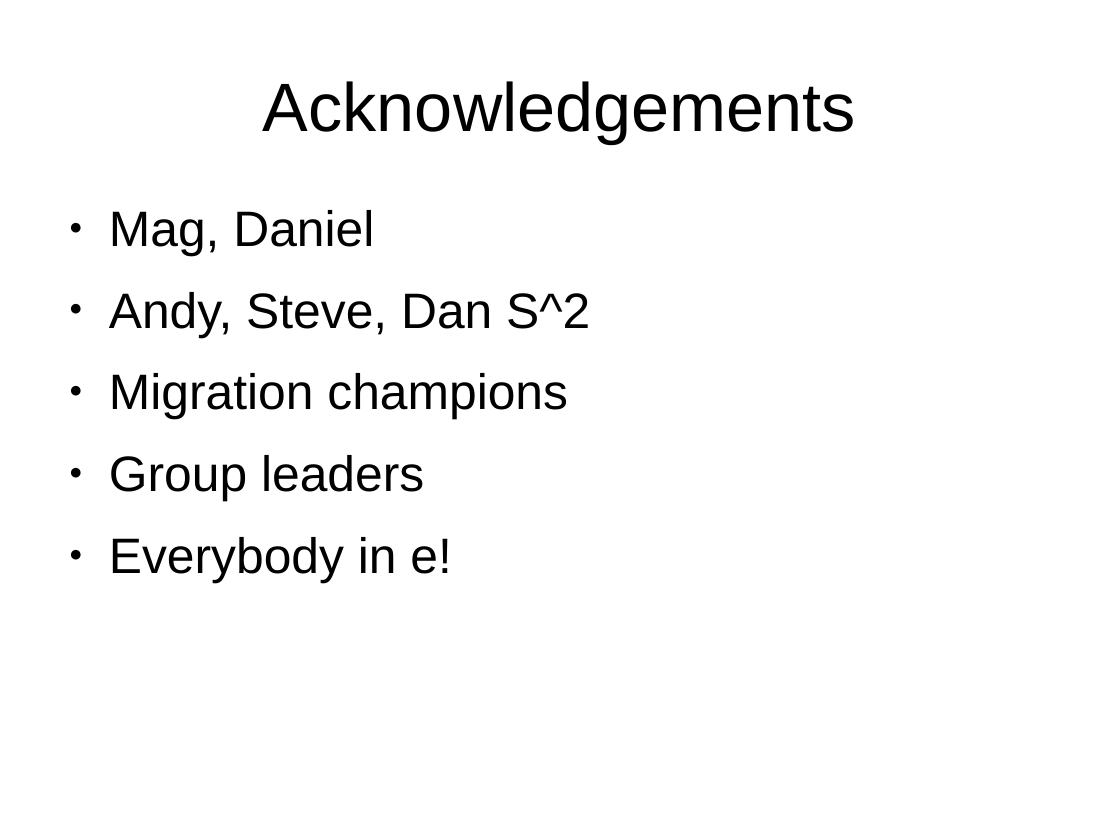
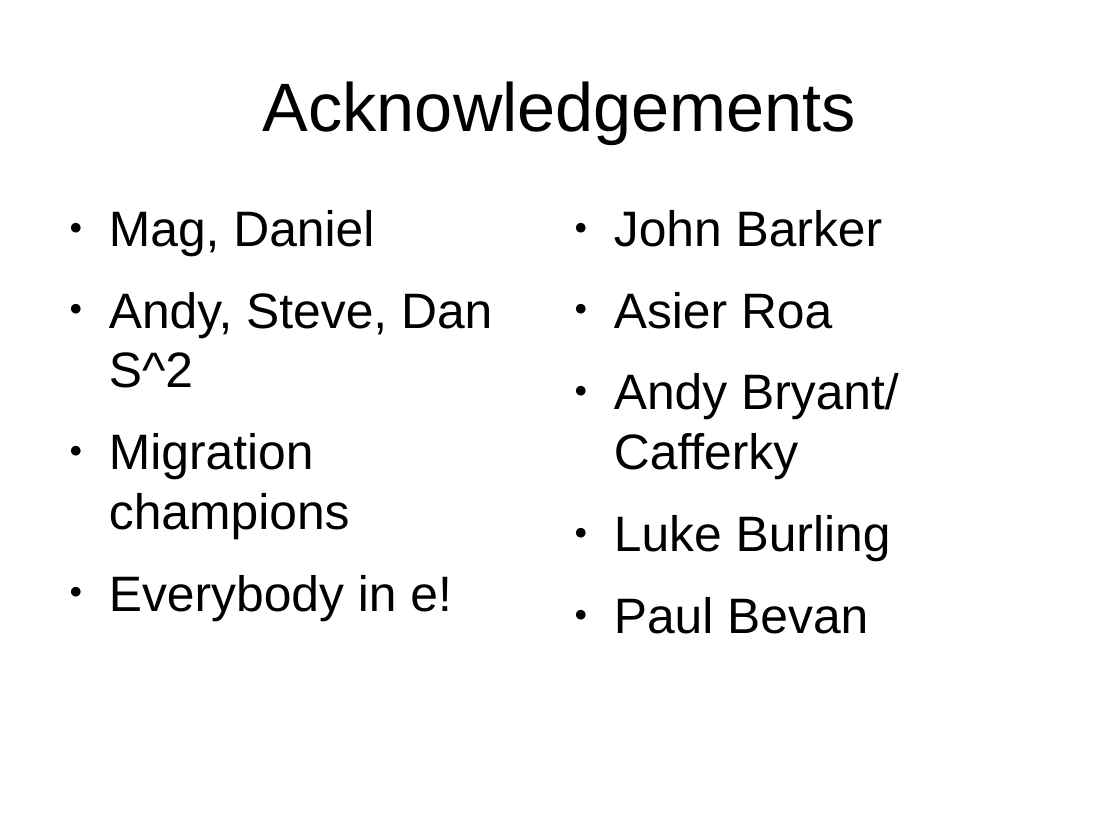
Before and after one commit to avullo/ensembl-migration-pm, a slide deck: slide 38 of data-review-10-16/talk.odp (slide 37 before the commit). Drawn at 1120x840 pixels with LibreOffice and Linux fonts; fonts in the diff are those of the drawing; background and template pictures are left out. Boxes give left, top, right and bottom in pixels: in the first picture for what was removed or moved away, otherwise in the second. Text is boxed around its words. In the diff, an @@ line names an element or a change of style, - is before the commit and + after.

```diff
--- a/data-review-10-16/talk.odp
+++ b/data-review-10-16/talk.odp
@@ text added at bbox=[614, 210, 899, 634], 32 pt, text #000000 @@
+● John Barker
+● Asier Roa
+● Andy Bryant/ Cafferky
+● Luke Burling
+● Paul Bevan
@@ text at bbox=[109, 455, 424, 502]: paragraph removed @@
-● Group leaders
```
Also in this commit, not shown: 11 other slides changed, 2 slides added, 1 slide removed, 4 other files.
